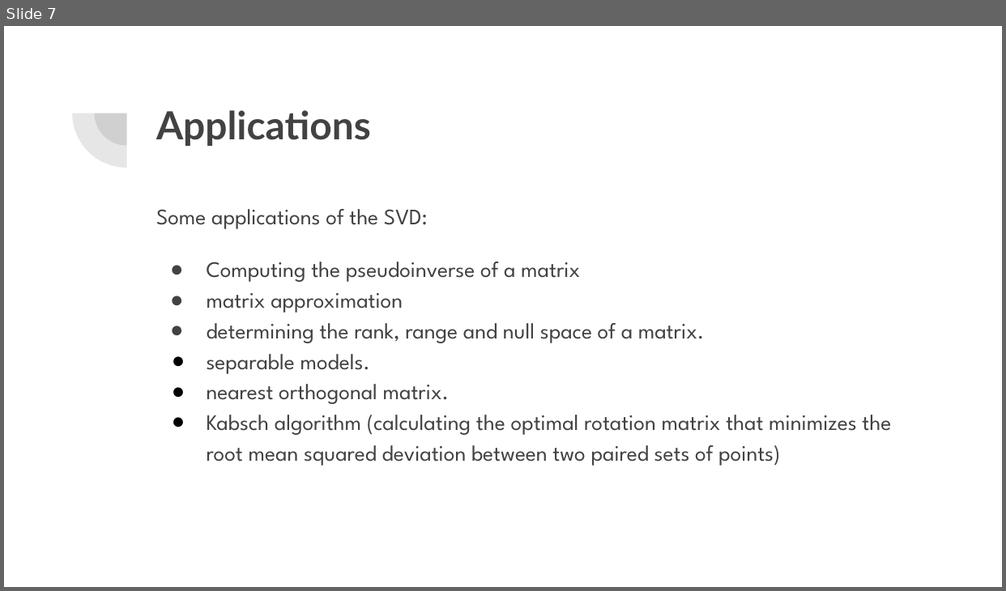
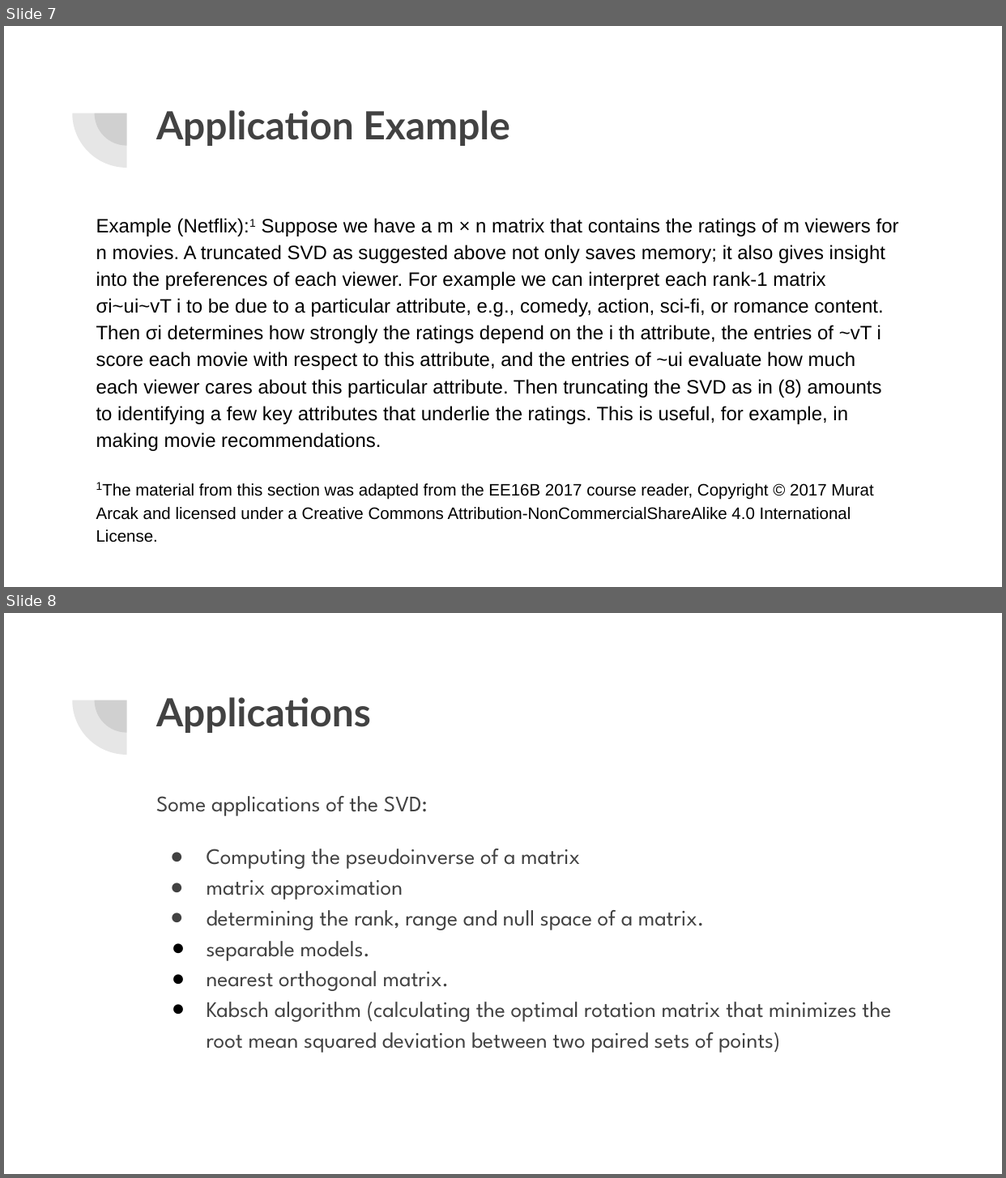
Before and after one commit to al1563/CS189FinalProjectT, a slide deck: Lecture and Notes/Lecture 1.pptx. Shown one above the other, each under a label of ours: slide 7 before the commit, slides 7 and 8 after it. The pictures are 1006x591 and 1006x1178 pixels, drawn with LibreOffice and Linux fonts; fonts in the diff are those of the drawing. Boxes give left, top, right and bottom in pixels: in the first picture for what was removed or moved away, otherwise in the second. Text is boxed around its words. In the diff, an @@ line names an element or a change of style, - is before the commit and + after.

Commit message:
updated SVD/PCA and lecture 1

```diff
--- a/Lecture and Notes/Lecture 1.pptx
+++ b/Lecture and Notes/Lecture 1.pptx
@@ slide 7 added at (x1=4, y1=26, x2=1002, y2=587), background #FFFFFF; not listed: 2 template elements that a slide beside it also shows @@
@@ title added at (x1=156, y1=110, x2=509, y2=146), 28 pt, text #424242, bold @@
+Application Example
@@ text added at (x1=96, y1=218, x2=899, y2=520), 14 pt, text #000000 @@
+Example (Netflix):1 Suppose we have a m × n matrix that contains the ratings of m viewers for n movies. A truncated SVD as suggested above not only saves memory; it also gives insight into the preferences of each viewer. For example we can interpret each rank-1 matrix σi~ui~vT i to be due to a particular attribute, e.g., comedy, action, sci-fi, or romance content. Then σi determines how strongly the ratings depend on the i th attribute, the entries of ~vT i score each movie with respect to this attribute, and the entries of ~ui evaluate how much each viewer cares about this particular attribute. Then truncating the SVD as in (8) amounts to identifying a few key attributes that underlie the ratings. This is useful, for example, in making movie recommendations.
+1The material from this section was adapted from the EE16B 2017 course reader, Copyright © 2017 Murat Arcak and licensed under a Creative Commons Attribution-NonCommercialShareAlike 4.0 International License.
@@ what was slide 7 is now slide 8 @@
```
Also in this commit, not shown: 1 other slide added, 4 other files.
